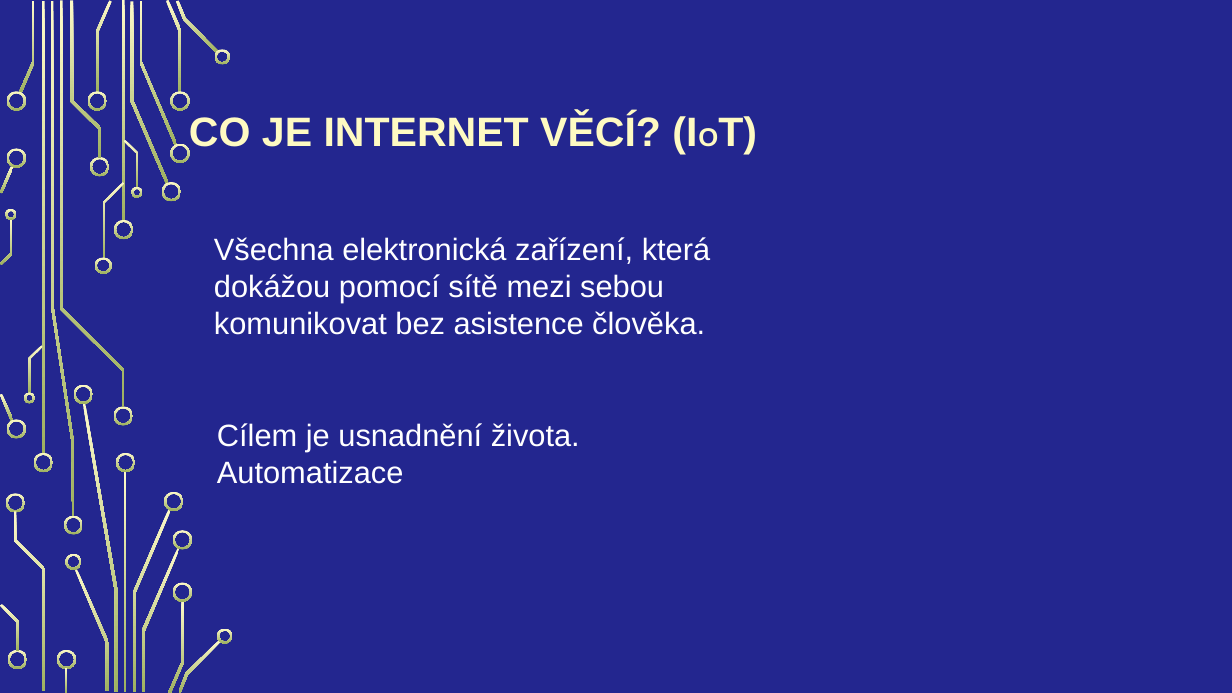
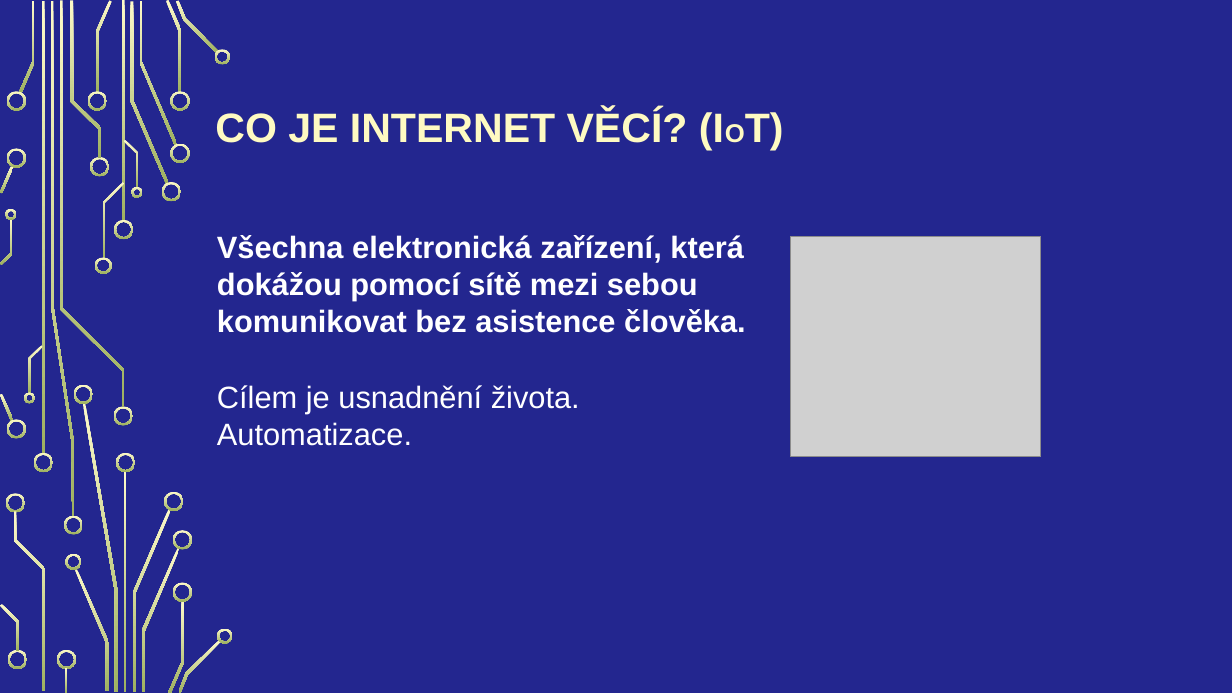
Before and after one commit to Vojta2809/Internet-v-c-a-chytr-m-sta, a slide deck: slide 3 of langsadl.pptx. Drawn at 1232x693 pixels with LibreOffice and Linux fonts; fonts in the diff are those of the drawing; grey boxes stand for pictures; background and template pictures are left out. Boxes give left, top, right and bottom in pixels: in the first picture for what was removed or moved away, otherwise in the second. Text is boxed around its words. In the diff, an @@ line names an element or a change of style, - is before the commit and + after.

```diff
--- a/langsadl.pptx
+++ b/langsadl.pptx
@@ title "CO JE INTERNET VĚCÍ? (IOT)" rewrapped from (189, 114, 661, 155) to (215, 110, 688, 143) @@
@@ text "Všechna elektronická zařízení, která dokážou ..." at (217, 235, 746, 333): bold on @@
@@ picture added at (791, 237, 1041, 457) @@
@@ text at (217, 385, 580, 446): text changed @@
-Cílem je usnadnění života. Automatizace
+Cílem je usnadnění života. Automatizace.
```
Also in this commit, not shown: 9 other slides changed, 3 slides added, 2 slides removed.
